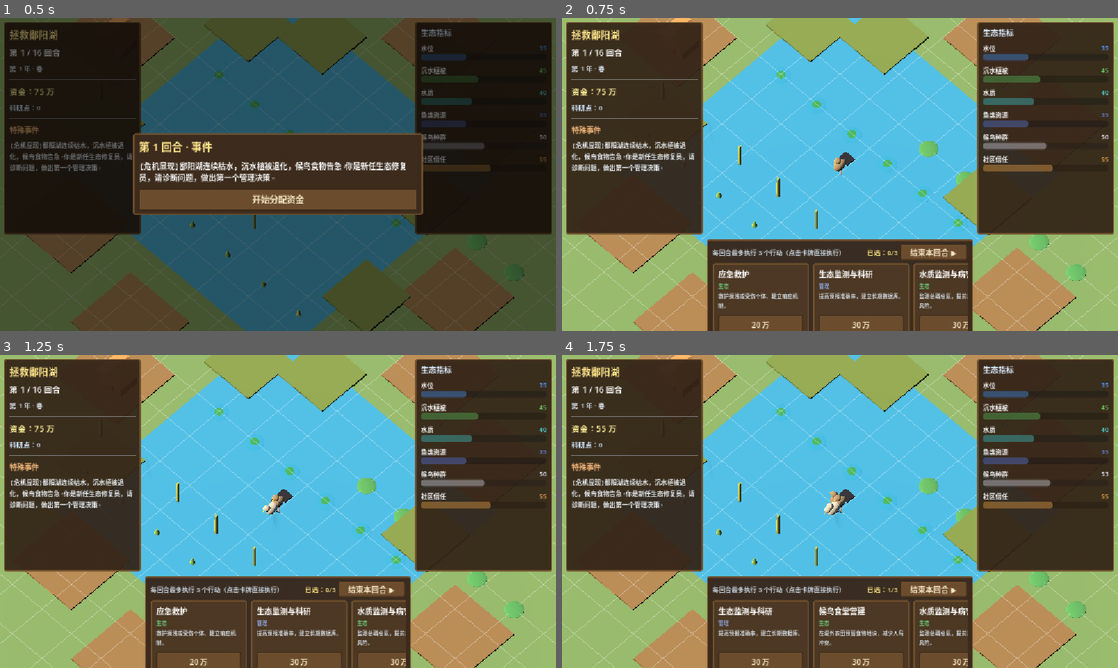
Above: before the commit, frames 1-4 (two rows, left to right).
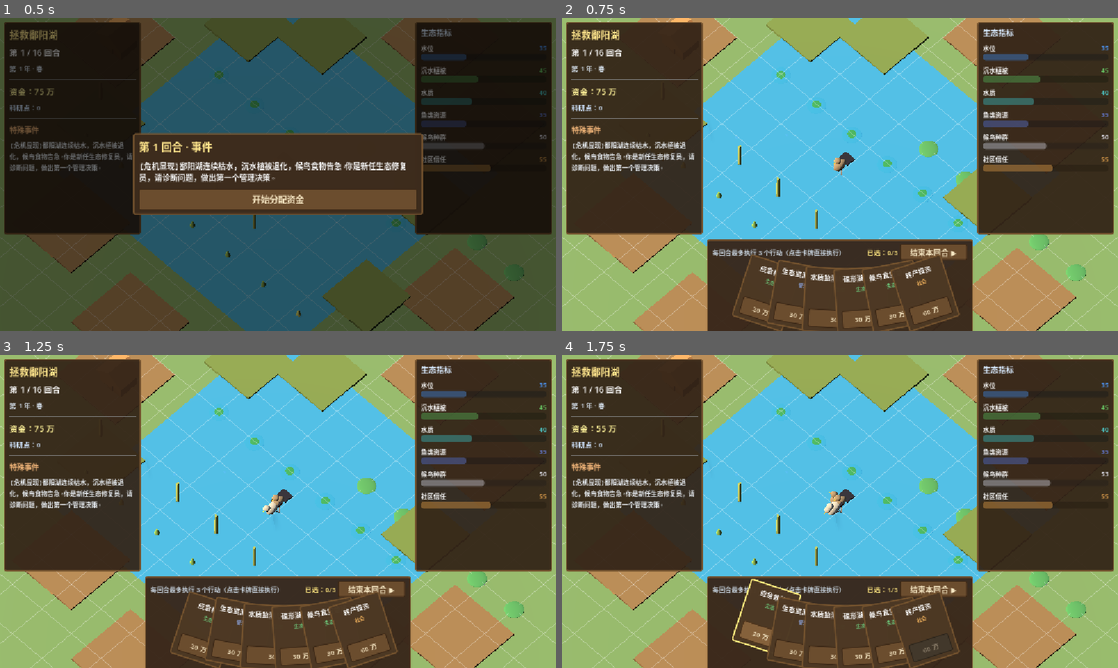
Above: after the commit, the same moments.

Repository: JoKanshin/poyanghu
Game: Godot game, scene res://scenes/main.tscn
The game is run twice, just before and just after one commit, with the same random seed, the same clock (stepped at 60 frames per second) and the same inputs.
Inputs:
- Up to frame 1 (0.5 s): no input
- Up to frame 2 (0.75 s): click "开始分配资金" at 0.5 s
- Up to frame 3 (1.25 s): no input
- Up to frame 4 (1.75 s): click "20 万" at 1.25 s

Frame 1 is identical in both runs. In frame 2, 4.6% of the frame differs, in the area x 27-73%, y 75-100%; in frame 3, 4.6%; in frame 4, 4.8%, in the area x 27-73%, y 71-100%.

Commit message:
feat: 斗地主式扇形手牌 + 悬停弹起 + 选中金框
- 手牌改为扇形排列(中间低两侧抬升并旋转)，斗地主式
- 悬停向上弹出(位移不放大，避免遮挡文字)
- 选中后金色呼吸发光边框标记已选
- 卡牌加tooltip显示效果详情

Diff:
--- a/scripts/main.gd
+++ b/scripts/main.gd
@@ -27,9 +27,10 @@
 var right_panel: PanelContainer
 var metric_bars: Dictionary = {}
 var hand_panel: PanelContainer
-var card_box: HBoxContainer
-var card_scroll: ScrollContainer
+var card_box: Control
 var selected_label: Label
+var current_hand: Array = []   # 当前手牌（card dict 数组）
+var card_infos: Array = []     # {panel, btn, card_id, base_y, selected}
 var popup_root: Control
 var dim: ColorRect
 var popup_center: CenterContainer
@@ -684,15 +685,12 @@
 	end_btn.custom_minimum_size = Vector2(140, 34)
 	h_top.add_child(end_btn)
 
-	var scroll := ScrollContainer.new()
-	scroll.size_flags_vertical = Control.SIZE_EXPAND_FILL
-	scroll.horizontal_scroll_mode = ScrollContainer.SCROLL_MODE_AUTO
-	scroll.vertical_scroll_mode = ScrollContainer.SCROLL_MODE_DISABLED
-	hv.add_child(scroll)
-	card_scroll = scroll
-	card_box = HBoxContainer.new()
-	card_box.add_theme_constant_override("separation", 8)
-	scroll.add_child(card_box)
+	# 牌区（扇形手牌，手动定位）
+	card_box = Control.new()
+	card_box.size_flags_vertical = Control.SIZE_EXPAND_FILL
+	card_box.custom_minimum_size = Vector2(0, 160)
+	card_box.mouse_filter = Control.MOUSE_FILTER_PASS
+	hv.add_child(card_box)
 
 	# --- 弹窗（顶层）---
 	popup_root = Control.new()
@@ -785,24 +783,58 @@
 
 
 func _enter_allocate() -> void:
-	_build_allocate_panel()
+	current_hand = GameState.draw_cards(6)
+	_build_hand_panel()
 	hand_panel.visible = true
 
 
-func _build_allocate_panel() -> void:
+func _build_hand_panel() -> void:
 	for c in card_box.get_children():
 		c.queue_free()
-	var drawn := GameState.draw_cards(6)
-	for card in drawn:
-		card_box.add_child(_make_card(card))
-	card_scroll.scroll_horizontal = 0
+	card_infos = []
+	for card in current_hand:
+		var panel := _make_card(card)
+		card_box.add_child(panel)
+		card_infos.append({
+			"panel": panel, "card_id": card["id"],
+			"base_y": 0.0, "selected": false,
+		})
+	_layout_fan()
 	_update_hud()
+
+
+## 扇形摆放手牌：中间低、两侧抬升并旋转（斗地主式）
+func _layout_fan() -> void:
+	var n := card_infos.size()
+	if n == 0:
+		return
+	var area_w := 552.0
+	var area_h := 160.0
+	var card_w := 110.0
+	var card_h := 135.0
+	var spacing := 74.0
+	var center_x := area_w / 2.0
+	var max_rot := deg_to_rad(18.0)
+	for i in n:
+		var info: Dictionary = card_infos[i]
+		var panel: PanelContainer = info["panel"]
+		panel.custom_minimum_size = Vector2(card_w, card_h)
+		panel.pivot_offset = Vector2(card_w / 2.0, card_h)
+		var t := 0.0 if n == 1 else float(i) / (n - 1) - 0.5  # -0.5..0.5
+		var rot := -t * max_rot * 2.0
+		var lift: float = abs(t) * 45.0
+		var bottom_y: float = area_h - 12.0 - lift
+		var bottom_center := Vector2(center_x + t * (n - 1) * spacing, bottom_y)
+		panel.position = bottom_center - panel.pivot_offset
+		panel.rotation = rot
+		info["base_y"] = panel.position.y
 
 
 func _make_card(card: Dictionary) -> PanelContainer:
 	var panel := PanelContainer.new()
-	panel.custom_minimum_size = Vector2(200, 150)
+	panel.custom_minimum_size = Vector2(110, 135)
 	_panel_style(panel, Color(0.30, 0.22, 0.14, 0.98))
+	panel.tooltip_text = "%s\n\n%s" % [card["desc"], _effect_text(card)]
 	panel.mouse_entered.connect(_on_card_hover.bind(panel, true))
 	panel.mouse_exited.connect(_on_card_hover.bind(panel, false))
 
@@ -810,51 +842,104 @@
 	vb.add_theme_constant_override("separation", 4)
 	panel.add_child(vb)
 
-	var name_l := _make_label(card["name"], 16, Color(1, 1, 1))
+	var name_l := _make_label(card["name"], 14, Color(1, 1, 1))
+	name_l.horizontal_alignment = HORIZONTAL_ALIGNMENT_CENTER
 	vb.add_child(name_l)
 
 	var cat: String = card["category"]
-	vb.add_child(_make_label(CATEGORY_NAMES[cat], 11, CATEGORY_COLORS[cat]))
-
-	var desc := _make_label(card["desc"], 11, Color(0.82, 0.85, 0.88))
-	desc.autowrap_mode = TextServer.AUTOWRAP_WORD_SMART
-	desc.custom_minimum_size = Vector2(0, 44)
-	desc.size_flags_vertical = Control.SIZE_EXPAND_FILL
-	vb.add_child(desc)
-
-	# 单个执行按钮（原价，效果=有效档）
-	var btn := _make_button("%d 万" % card["cost"], _on_action_click.bind(card["id"], panel), 15)
-	btn.custom_minimum_size = Vector2(0, 40)
+	var cat_l := _make_label(CATEGORY_NAMES[cat], 10, CATEGORY_COLORS[cat])
+	cat_l.horizontal_alignment = HORIZONTAL_ALIGNMENT_CENTER
+	vb.add_child(cat_l)
+
+	var spacer := Control.new()
+	spacer.size_flags_vertical = Control.SIZE_EXPAND_FILL
+	vb.add_child(spacer)
+
+	var btn := _make_button("%d 万" % card["cost"], _on_action_click.bind(card["id"], panel), 14)
+	btn.custom_minimum_size = Vector2(0, 38)
 	btn.disabled = not GameState.can_execute(card["id"], "effective")
 	vb.add_child(btn)
 
 	return panel
 
 
-## 卡牌悬停：放大上浮
+func _effect_text(card: Dictionary) -> String:
+	var t: Dictionary = card["tiers"]["effective"]
+	var parts: Array = []
+	for e in t["effects"]:
+		var d: int = e["delay"]
+		var suffix := "（%d 回合后）" % d if d > 0 else ""
+		parts.append("%s %+d%s" % [GameState.METRIC_NAMES[e["metric"]], e["delta"], suffix])
+	return "效果：" + "、".join(parts)
+
+
+func _find_card_info(panel: PanelContainer) -> Dictionary:
+	for info in card_infos:
+		if info["panel"] == panel:
+			return info
+	return {}
+
+
+## 卡牌悬停/选中：向上弹出（位移，不放大）
 func _on_card_hover(panel: PanelContainer, hovered: bool) -> void:
-	panel.pivot_offset = panel.size * 0.5
+	var info: Dictionary = _find_card_info(panel)
+	if info.is_empty():
+		return
+	var raised: bool = hovered or info["selected"]
+	var target_y: float = info["base_y"] - (26.0 if raised else 0.0)
 	var tw := panel.create_tween()
-	if hovered:
-		panel.z_index = 10
-		tw.tween_property(panel, "scale", Vector2(1.07, 1.07), 0.12)
-	else:
-		panel.z_index = 0
-		tw.tween_property(panel, "scale", Vector2(1.0, 1.0), 0.12)
-
-
-## 点击卡牌执行：弹出缩放特效后执行
+	tw.tween_property(panel, "position:y", target_y, 0.12)
+
+
+## 点击卡牌执行：弹出动画后执行，选中加金色闪光框
 func _on_action_click(card_id: String, panel: PanelContainer) -> void:
 	if not GameState.can_execute(card_id, "effective"):
 		return
-	panel.pivot_offset = panel.size * 0.5
-	var tw := panel.create_tween()
-	tw.tween_property(panel, "scale", Vector2(1.18, 1.18), 0.07)
-	tw.tween_property(panel, "scale", Vector2(1.0, 1.0), 0.10)
-	tw.tween_callback(func() -> void:
-		GameState.execute_action(card_id, "effective")
-		_build_allocate_panel()
-	)
+	var info: Dictionary = _find_card_info(panel)
+	if info.is_empty() or info["selected"]:
+		return
+	GameState.execute_action(card_id, "effective")
+	info["selected"] = true
+	_apply_gold_frame(panel)
+	_on_card_hover(panel, false)  # 保持弹出
+	_refresh_card_buttons()
+	_update_hud()
+
+
+## 金色闪光框（选中标记，呼吸发光）
+func _apply_gold_frame(panel: PanelContainer) -> void:
+	var sb := StyleBoxFlat.new()
+	sb.bg_color = Color(0.30, 0.22, 0.14, 0.98)
+	sb.border_color = Color(1.0, 0.85, 0.30)
+	sb.set_border_width_all(3)
+	sb.corner_radius_top_left = 4
+	sb.corner_radius_top_right = 4
+	sb.corner_radius_bottom_left = 4
+	sb.corner_radius_bottom_right = 4
+	sb.content_margin_left = 12
+	sb.content_margin_right = 12
+	sb.content_margin_top = 10
+	sb.content_margin_bottom = 10
+	panel.add_theme_stylebox_override("panel", sb)
+	# 呼吸发光动画
+	var tw := panel.create_tween().set_loops()
+	tw.tween_property(sb, "border_color", Color(1.0, 0.95, 0.55), 0.55)
+	tw.tween_property(sb, "border_color", Color(0.95, 0.72, 0.18), 0.55)
+
+
+## 执行后刷新各牌按钮禁用状态（资金/行动位变化）
+func _refresh_card_buttons() -> void:
+	for info in card_infos:
+		var panel: PanelContainer = info["panel"]
+		var card_id: String = info["card_id"]
+		if info["selected"]:
+			continue
+		# 找到面板里的按钮
+		for child in panel.get_children():
+			if child is VBoxContainer:
+				for c in child.get_children():
+					if c is Button:
+						c.disabled = not GameState.can_execute(card_id, "effective")
 
 
 func _finish_turn() -> void:
